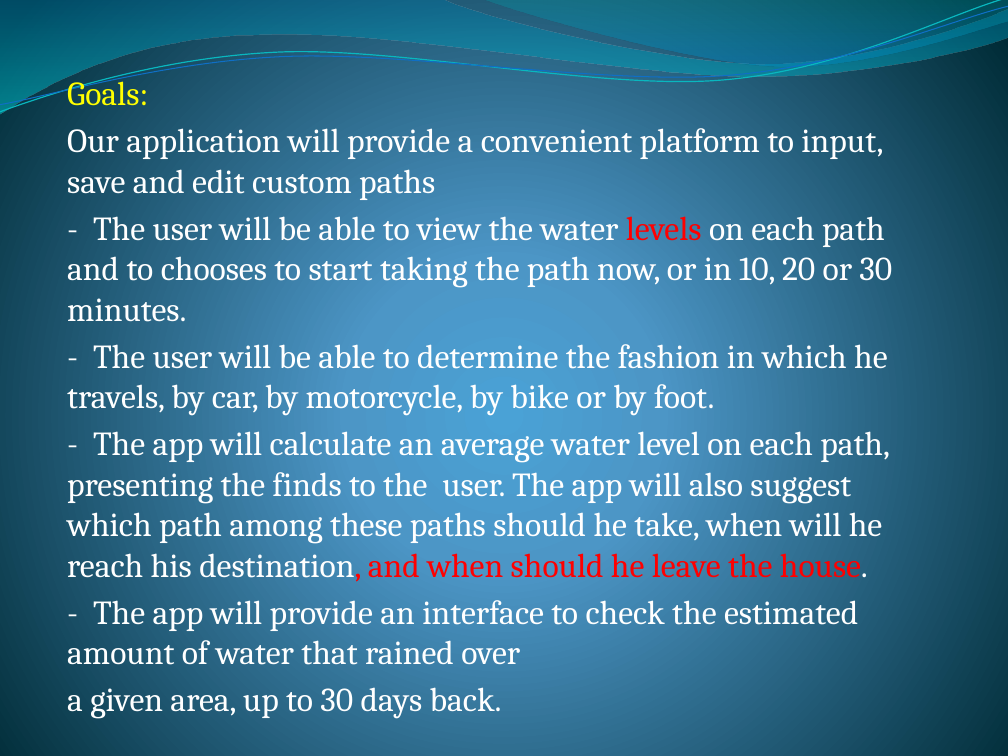
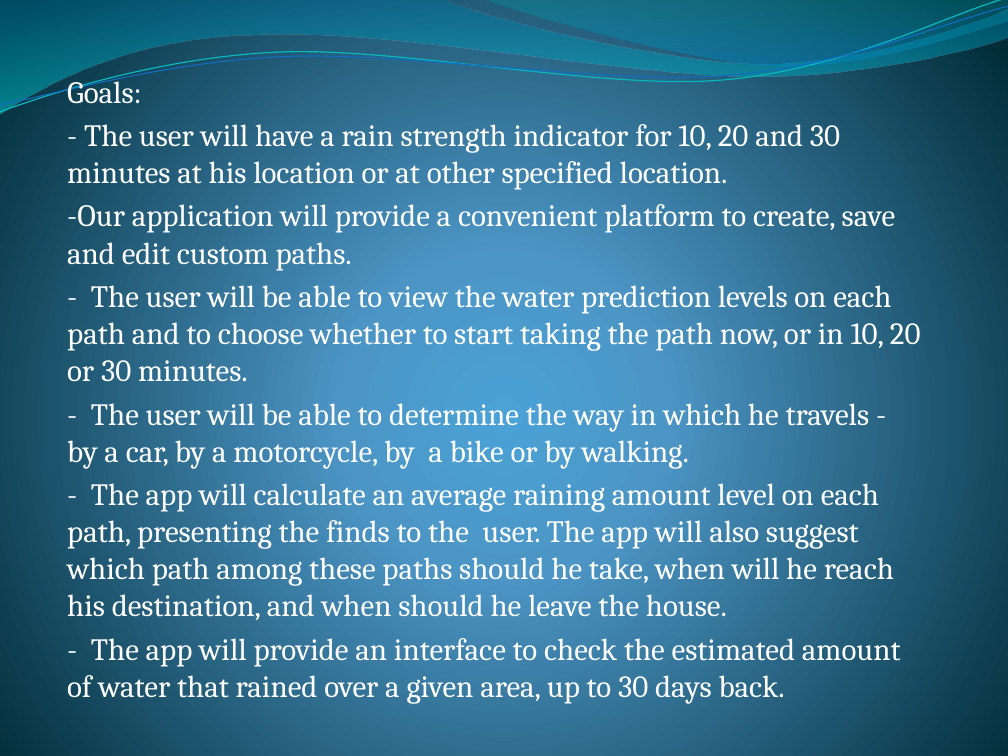
Before and after one commit to DLif/Rain_app, a slide deck: slide 2 of Rain Man.pptx. Drawn at 1008x756 pixels with LibreOffice and Linux fonts; fonts in the diff are those of the drawing. Boxes give left, top, right and bottom in pixels: in the first picture for what was removed or moved away, otherwise in the second. Text is boxed around its words. In the diff, an @@ line names an element or a change of style, - is before the commit and + after.

Commit message:
Final PPW

```diff
--- a/Rain Man.pptx
+++ b/Rain Man.pptx
@@ subtitle at bbox=[67, 75, 142, 104]: size 24.1 to 22.1 pt, text colour #FFFF00 to #FFFFFF in "Goals:" @@
@@ subtitle at bbox=[67, 124, 921, 704]: text changed; size 24.1 to 22.1 pt @@
-Our application will provide a convenient platform to input, save and edit custom paths
-- The user will be able to view the water levels on each path and to chooses to start taking the path now, or in 10, 20 or 30 minutes.
-- The user will be able to determine the fashion in which he travels, by car, by motorcycle, by bike or by foot.
-- The app will calculate an average water level on each path, presenting the finds to the user. The app will also suggest which path among these paths should he take, when will he reach his destination, and when should he leave the house.
-- The app will provide an interface to check the estimated amount of water that rained over
-a given area, up to 30 days back.
+- The user will have a rain strength indicator for 10, 20 and 30 minutes at his location or at other specified location.
+-Our application will provide a convenient platform to create, save and edit custom paths.
+- The user will be able to view the water prediction levels on each path and to choose whether to start taking the path now, or in 10, 20 or 30 minutes.
+- The user will be able to determine the way in which he travels - by a car, by a motorcycle, by a bike or by walking.
+- The app will calculate an average raining amount level on each path, presenting the finds to the user. The app will also suggest which path among these paths should he take, when will he reach his destination, and when should he leave the house.
+- The app will provide an interface to check the estimated amount of water that rained over a given area, up to 30 days back.
```
Also in this commit, not shown: 3 other slides changed, 5 slides added, 2 slides removed.
